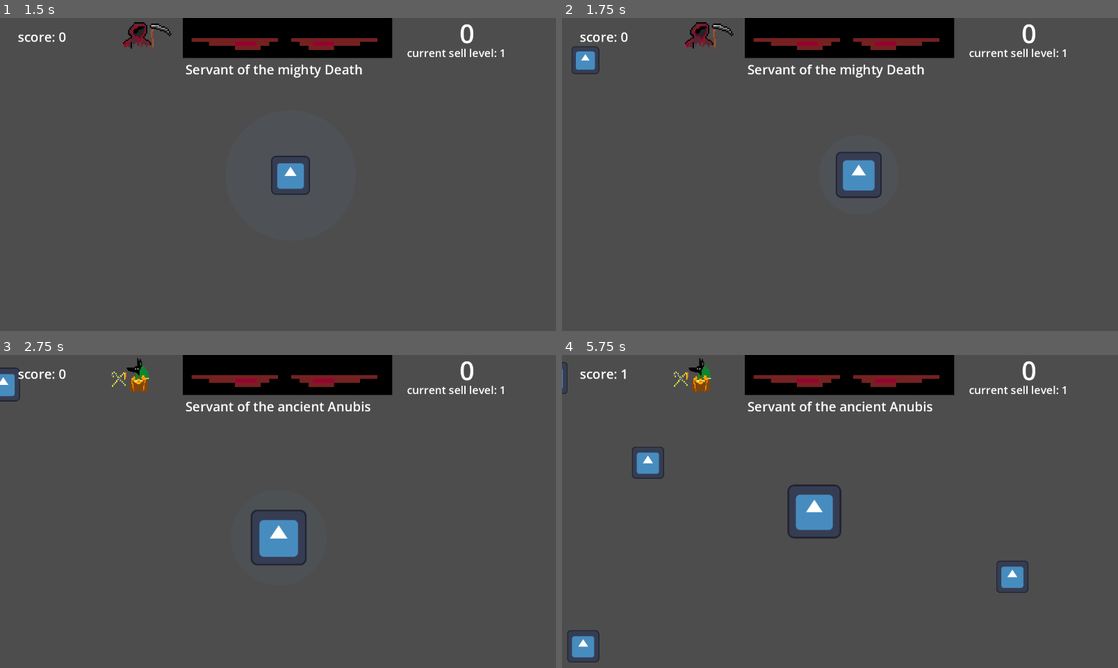
Above: before the commit, frames 1-4 (two rows, left to right).
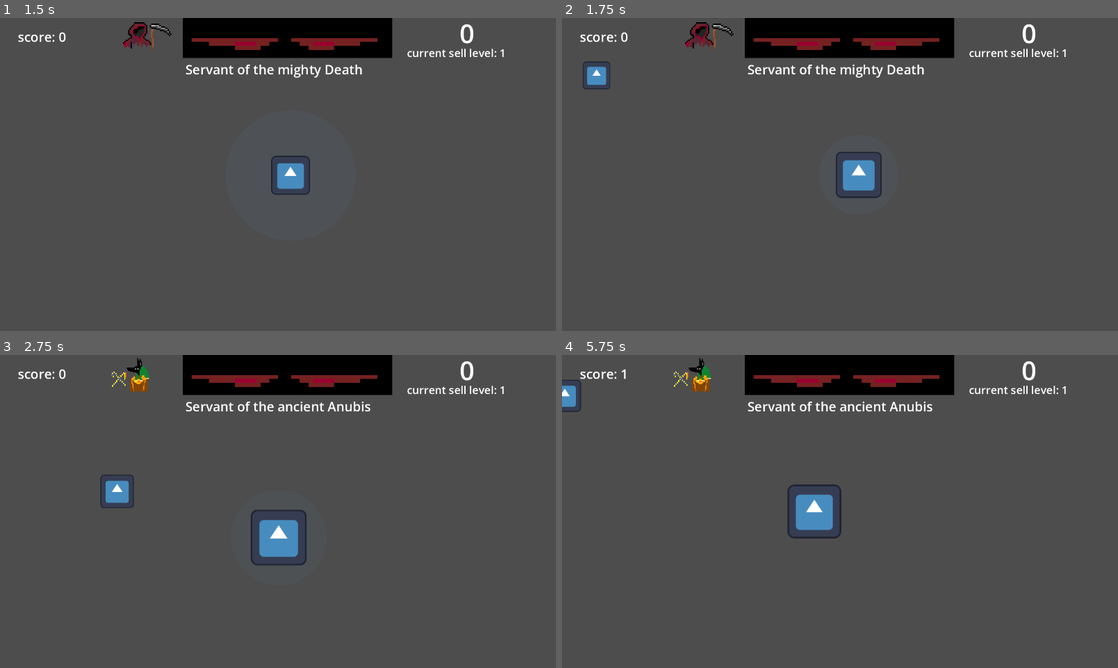
Above: after the commit, the same moments.

Repository: dkristia/Soul-Harvester
Game: Godot game, scene res://Scenes/StartManu/Menu.tscn
Same seed, same stepped clock (60 frames per second), same inputs: the game is played once before the commit and once after it. The engine's default icon, where the game draws it, is replaced by a stand-in: a white triangle on a blue panel in a dark square.
Inputs (mouse positions are in pixels of both pictures, inside the frame that each line leads up to):
- Up to frame 1 (1.5 s): click (278, 174) at 0.5 s; tap Enter (ui_accept) at 1.25 s; move the mouse to (400, 158) at 1.27 s; hold D (right) from 1.28 s (still down); hold R (sell) from 1.28 s (still down)
- Up to frame 2 (1.75 s): keep holding D (right); keep holding R (sell); tap Enter (ui_accept) at 1.52 s
- Up to frame 3 (2.75 s): move the mouse to (166, 527) at 2.02 s; release D (right) at 2.03 s; release R (sell) at 2.03 s; hold S (down) from 2.03 s (still down); tap 2 (Anubis) at 2.1 s; tap Enter (ui_accept) at 2.27 s; tap R (sell) at 2.3 s
- Up to frame 4 (5.75 s): move the mouse to (895, 442) at 2.77 s; release S (down) at 2.78 s; hold D (right) 2.78-3.53 s; hold R (sell) 2.78-3.53 s; tap 1 (Death) at 2.85 s; move the mouse to (812, 574) at 3.52 s; hold W (up) 3.53-4.28 s; tap R (sell) at 3.6, 5.3 s; tap Enter (ui_accept) at 3.77, 4.52, 5.27 s; move the mouse to (1006, 558) at 4.27 s; hold R (sell) 4.28-5.03 s; hold A (left) from 4.28 s (still down); tap Mouse wheel up (zoomin) at 4.35 s; move the mouse to (673, 464) at 5.02 s; tap Mouse wheel down (zoomout) at 5.1 s

Frame 1 is identical in both runs. In frame 2, 0.5% of the frame differs, in the area x 1-9%, y 9-23%; in frame 3, 0.6%; in frame 4, 1.3%, in the area x 0-84%, y 2-99%.

Commit message:
addtimeout

Diff:
--- a/Objects/Soul/soul.gd
+++ b/Objects/Soul/soul.gd
@@ -1,9 +1,8 @@
 extends Area2D
-
 
 # Called when the node enters the scene tree for the first time.
 func _ready():
-	var screen = get_viewport().get_visible_rect().size
+	var screen = get_viewport().get_visible_rect().size * 2
 	position = Vector2(
 		screen.x * randf(),
 		screen.y * randf()
@@ -13,3 +12,6 @@
 # Called every frame. 'delta' is the elapsed time since the previous frame.
 func _process(delta):
 	pass
+
+func _on_timer_timeout():
+	queue_free()
--- a/Objects/Soul/soul.tscn
+++ b/Objects/Soul/soul.tscn
@@ -26,3 +26,9 @@
 [node name="Hitbox" type="CollisionShape2D" parent="."]
 scale = Vector2(4, 4)
 shape = SubResource("CircleShape2D_emv7u")
+
+[node name="Timer" type="Timer" parent="."]
+wait_time = 10.0
+autostart = true
+
+[connection signal="timeout" from="Timer" to="." method="_on_timer_timeout"]
--- a/Scenes/Game/game.gd
+++ b/Scenes/Game/game.gd
@@ -2,6 +2,7 @@
 
 
 # Called when the node enters the scene tree for the first time.
+var timer
 @onready var animationPlayed = false
 @onready var _soul = preload("res://Objects/Soul/soul.tscn")
 @onready var global = $"/root/Global"
@@ -18,7 +19,7 @@
 			global.score += global.souls * global.sLevel * 2
 			global.good -= global.souls * global.sLevel
 		else:
-			global.good += global.souls * global.sLevel / 2
+			global.good += global.souls * global.sLevel
 			global.score += global.souls * global.sLevel
 		global.souls = 0
 
